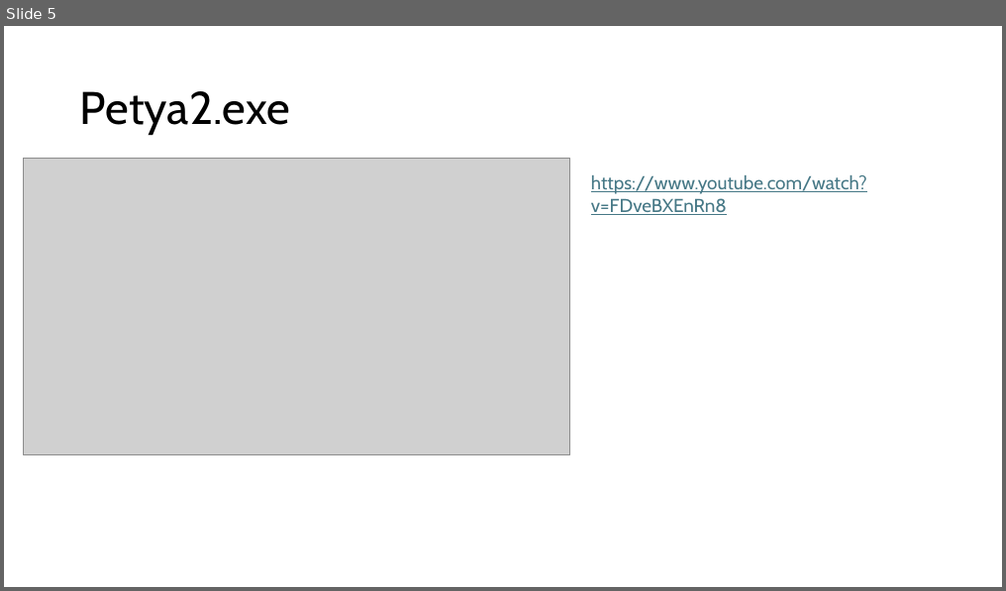
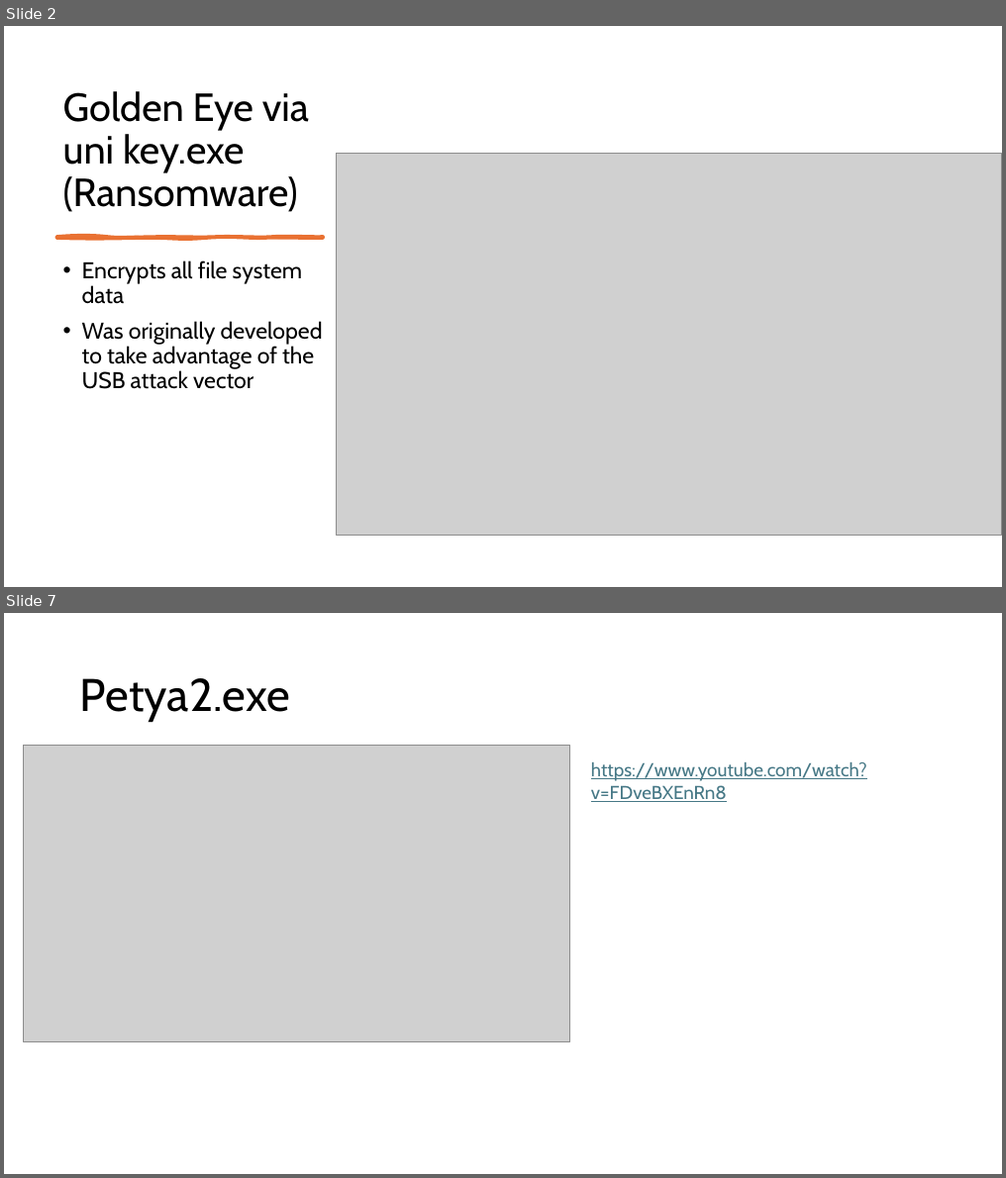
Before and after one commit to jacobchlebowski/cyber-outreach, a slide deck: Malware Presentation and Demonstration.pptx. Shown one above the other, each under a label of ours: slide 5 before the commit, slides 2 and 7 after it; the slides between them are not shown. The pictures are 1006x591 and 1006x1178 pixels, drawn with LibreOffice and Linux fonts; fonts in the diff are those of the drawing; grey boxes stand for pictures. Boxes give left, top, right and bottom in pixels: in the first picture for what was removed or moved away, otherwise in the second. Text is boxed around its words. In the diff, an @@ line names an element or a change of style, - is before the commit and + after.

```diff
--- a/Malware Presentation and Demonstration.pptx
+++ b/Malware Presentation and Demonstration.pptx
@@ slide 2 added at [4, 26, 1002, 587], background #FFFFFF @@
@@ title added at [63, 91, 309, 212], 37.8 pt, text #000000 @@
+Golden Eye via uni key.exe (Ransomware)
@@ picture added at [337, 154, 1001, 535] @@
@@ freeform shape added at [56, 236, 323, 238], fill #E97132, outline #E97132 3 pt @@
@@ text added at [82, 261, 323, 389], 22 pt, text #000000 @@
+• Encrypts all file system data
+• Was originally developed to take advantage of the USB attack vector
@@ what was slide 5 is now slide 7 @@
```
Also in this commit, not shown: 3 slides changed, 4 other slides added, 1 slide removed.
